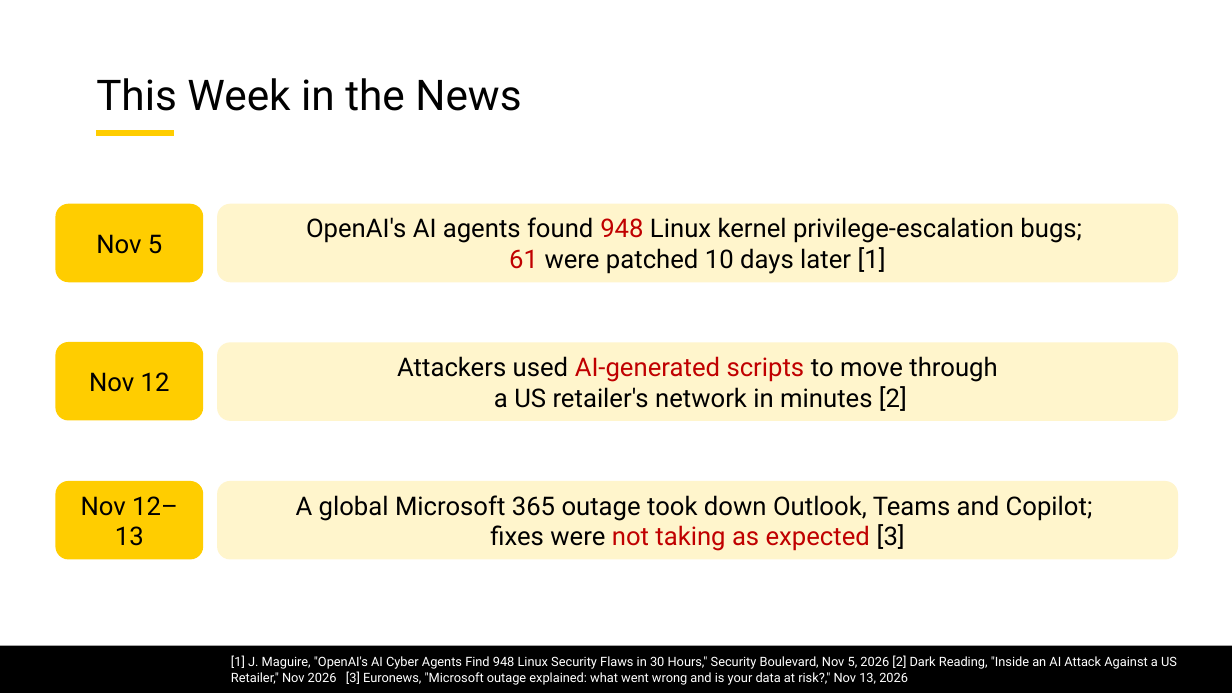
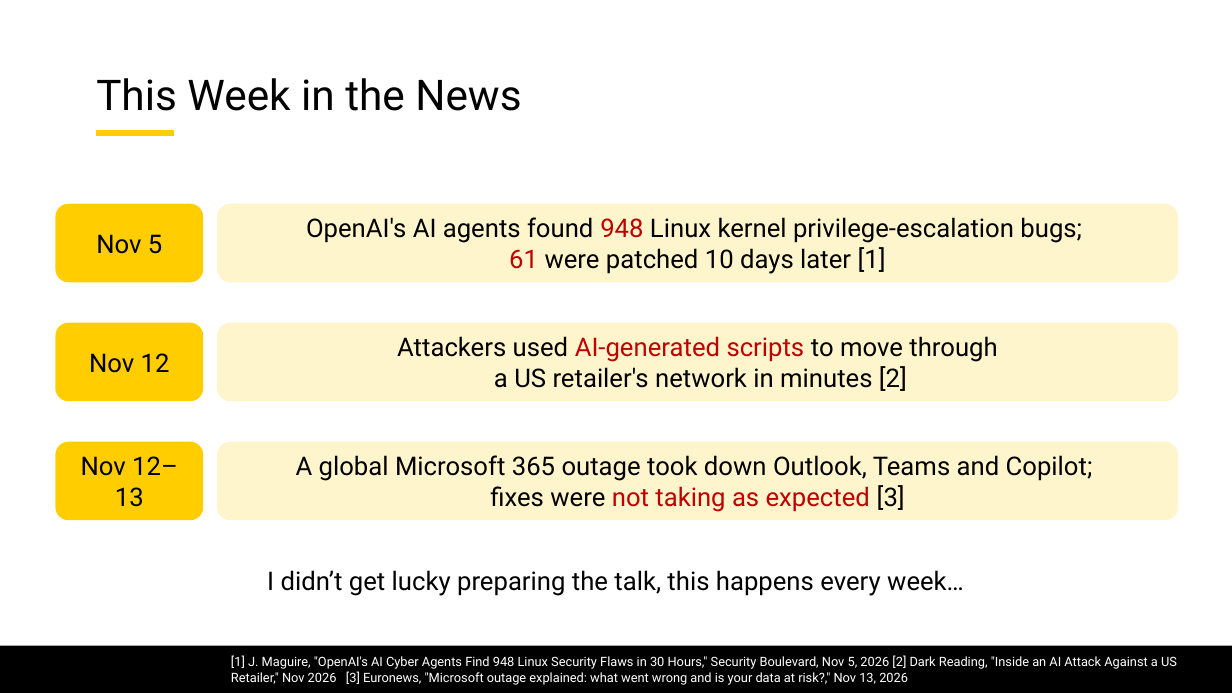
Before and after one commit to lorchrob/graduate_research_symposium, a slide deck: slide 4 of symposium_slides.pptx. Drawn at 1232x693 pixels with LibreOffice and Linux fonts; fonts in the diff are those of the drawing; background and template pictures are left out. Boxes give left, top, right and bottom in pixels: in the first picture for what was removed or moved away, otherwise in the second. Text is boxed around its words. In the diff, an @@ line names an element or a change of style, - is before the commit and + after.

Commit message:
Minor

```diff
--- a/symposium_slides.pptx
+++ b/symposium_slides.pptx
@@ rounded rectangle "Nov 12": place and size @@
-rounded rectangle "Nov 12" at bbox=[55, 342, 203, 421]
+rounded rectangle "Nov 12" at bbox=[55, 323, 203, 401]
@@ rounded rectangle "Attackers used AI-generated scripts to ...": place and size @@
-rounded rectangle "Attackers used AI-generated scripts to ..." at bbox=[217, 342, 1178, 421]
+rounded rectangle "Attackers used AI-generated scripts to ..." at bbox=[217, 323, 1178, 401]
@@ rounded rectangle "Nov 12–13": place and size @@
-rounded rectangle "Nov 12–13" at bbox=[55, 481, 203, 559]
+rounded rectangle "Nov 12–13" at bbox=[55, 442, 203, 520]
@@ rounded rectangle "A global Microsoft 365 outage ...": place and size @@
-rounded rectangle "A global Microsoft 365 outage ..." at bbox=[217, 481, 1178, 559]
+rounded rectangle "A global Microsoft 365 outage ..." at bbox=[217, 442, 1178, 520]
@@ text added at bbox=[267, 570, 964, 596], 20 pt, text #000000 @@
+I didn’t get lucky preparing the talk, this happens every week…
```
Also in this commit, not shown: 2 other slides changed.
